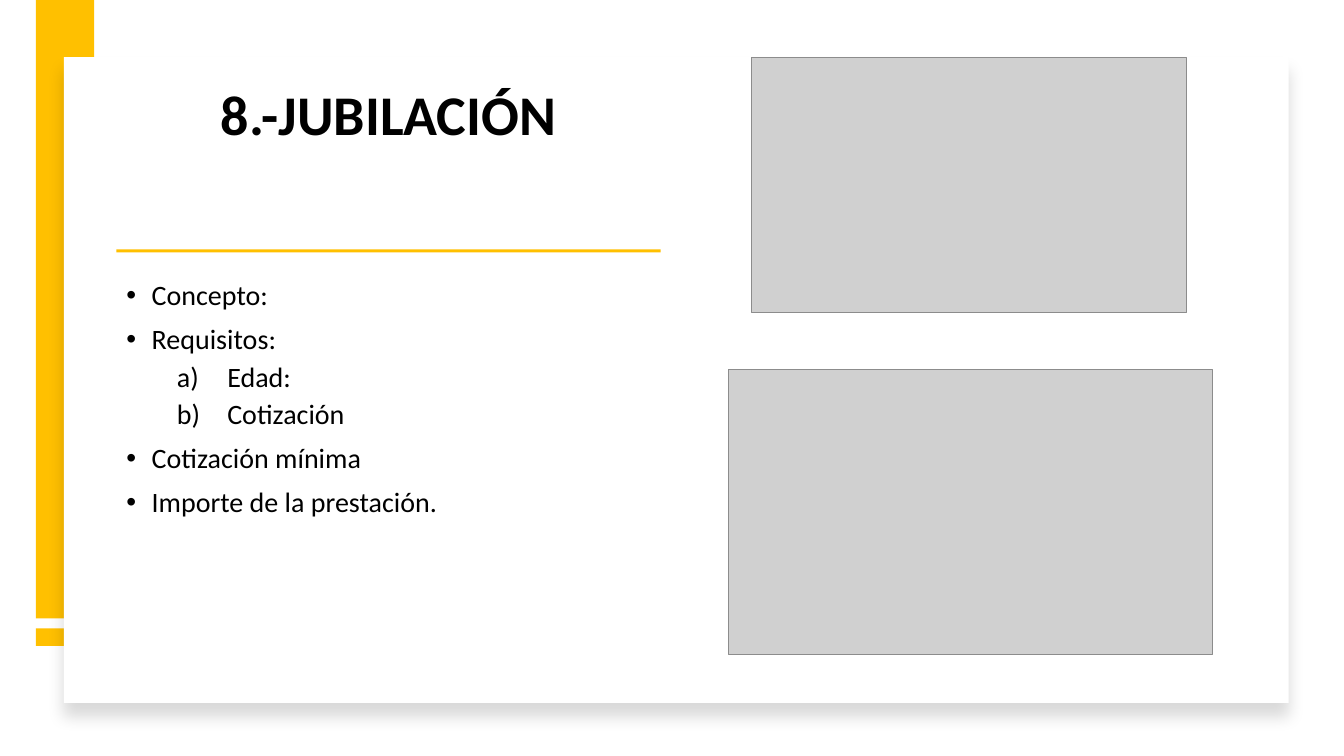
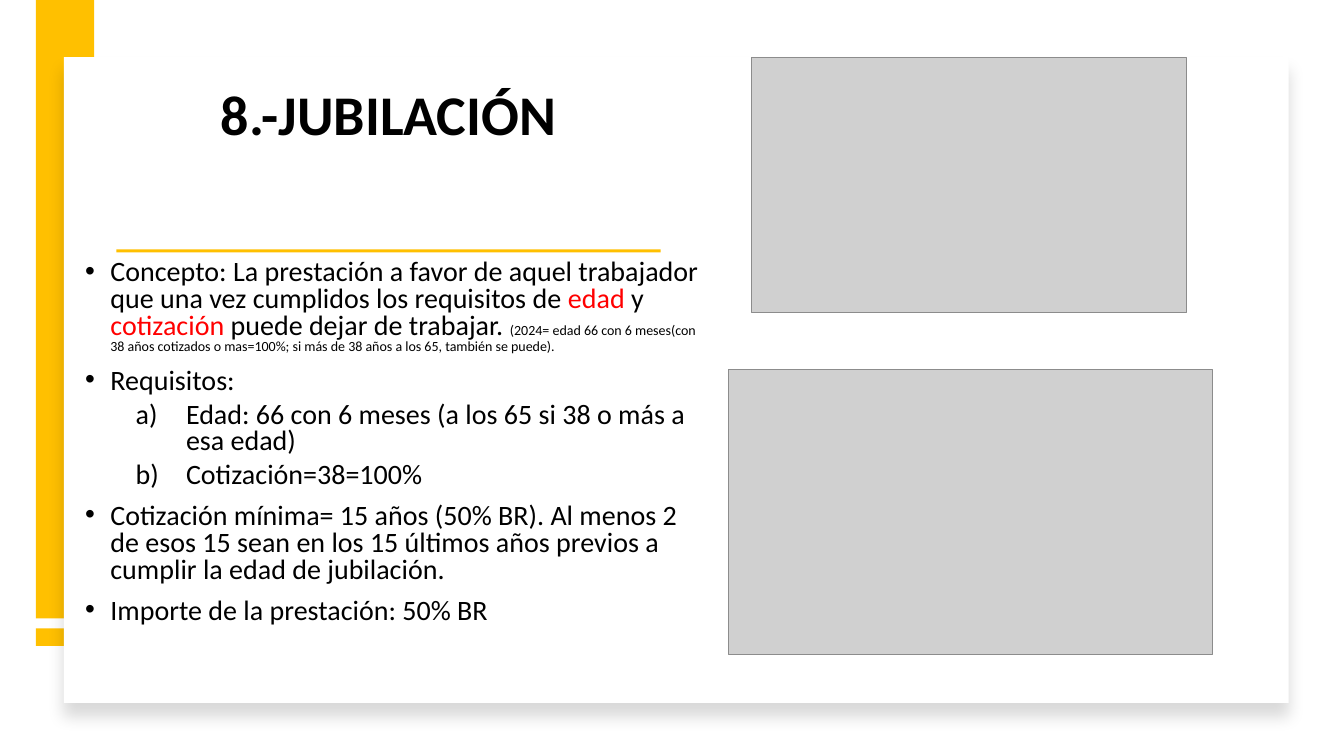
Before and after one commit to DiMaPaGa/daw1, a slide deck: slide 23 of PROGRAMACION/FOL/TEMA 6 FOL PRESTACIONES SS .pptx. Drawn at 1344x756 pixels with LibreOffice and Linux fonts; fonts in the diff are those of the drawing; grey boxes stand for pictures. Boxes give left, top, right and bottom in pixels: in the first picture for what was removed or moved away, otherwise in the second. Text is boxed around its words. In the diff, an @@ line names an element or a change of style, - is before the commit and + after.

```diff
--- a/PROGRAMACION/FOL/TEMA 6 FOL PRESTACIONES SS .pptx
+++ b/PROGRAMACION/FOL/TEMA 6 FOL PRESTACIONES SS .pptx
@@ text "Concepto: La prestación a favor ...": place and size @@
-text "Concepto: La prestación a favor ..." at [152, 287, 437, 517]
+text "Concepto: La prestación a favor ..." at [110, 261, 697, 625]
@@ text at [110, 261, 697, 354]: text changed @@
-• Concepto:
+• Concepto: La prestación a favor de aquel trabajador que una vez cumplidos los requisitos de edad y cotización puede dejar de trabajar. (2024= edad 66 con 6 meses(con 38 años cotizados o mas=100%; si más de 38 años a los 65, también se puede).
@@ text at [110, 370, 234, 395]: line spacing 0.9 to 0.8 @@
@@ text at [110, 403, 684, 625]: text changed @@
-  a) Edad:
-  b) Cotización
-• Cotización mínima
-• Importe de la prestación.
+  a) Edad: 66 con 6 meses (a los 65 si 38 o más a esa edad)
+  b) Cotización=38=100%
+• Cotización mínima= 15 años (50% BR). Al menos 2 de esos 15 sean en los 15 últimos años previos a cumplir la edad de jubilación.
+• Importe de la prestación: 50% BR
```
Also in this commit, not shown: 9 other files.
